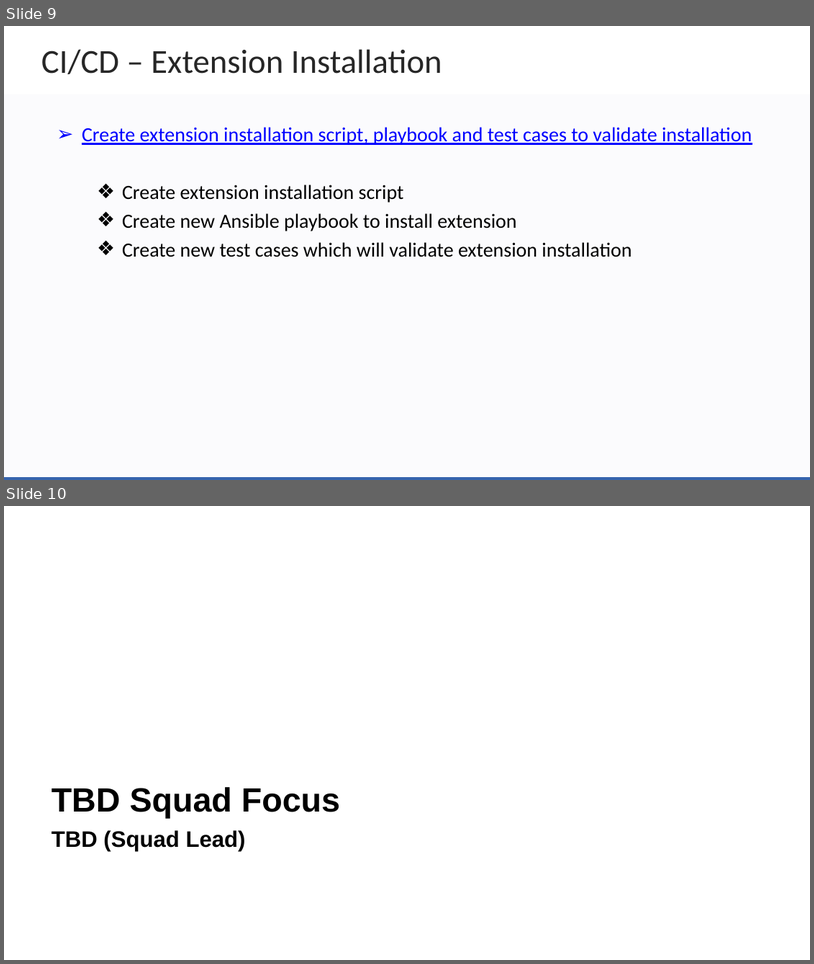
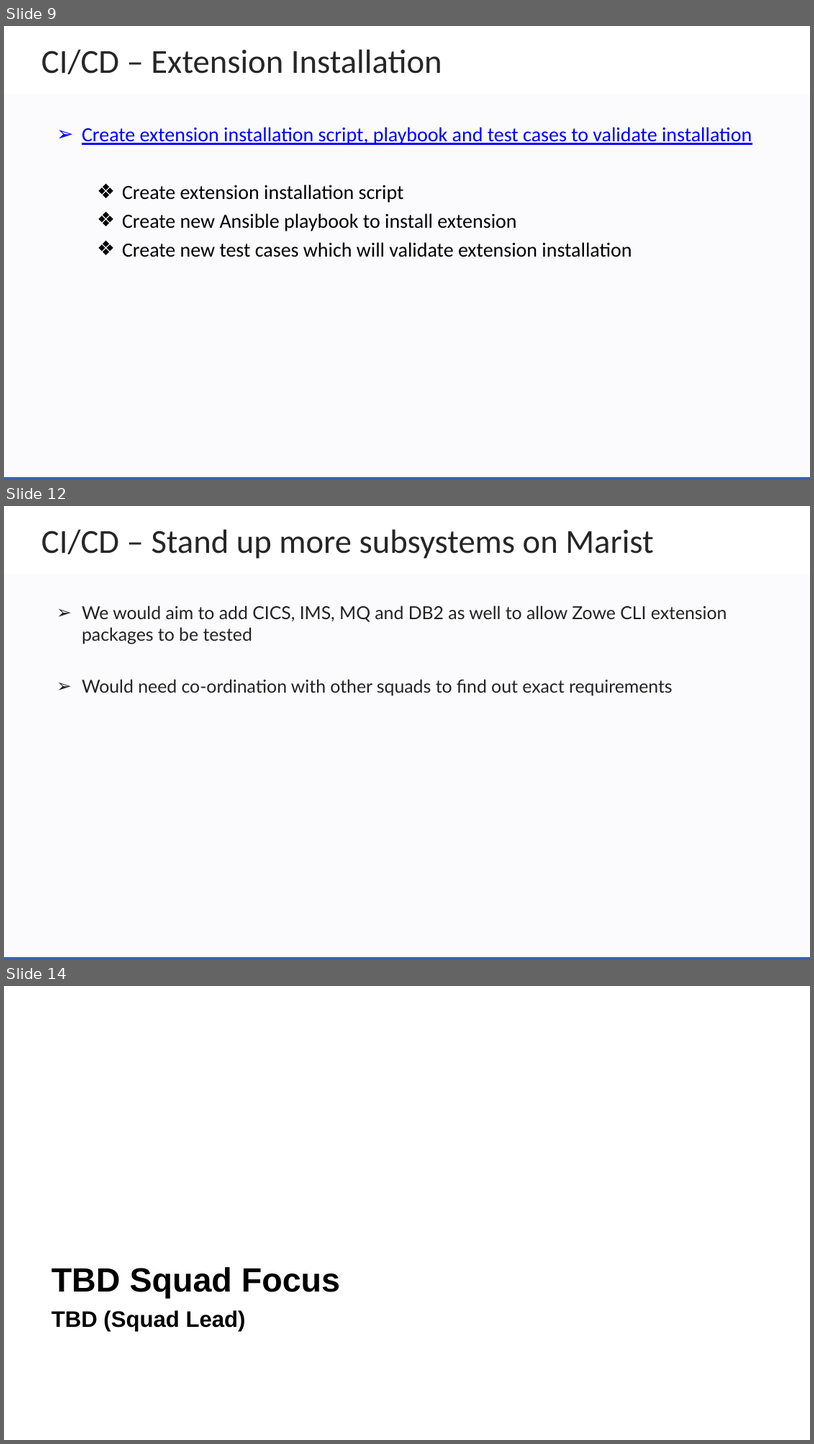
Before and after one commit to zowe/community, a slide deck: Project Management/PI Planning/20PI4 Planning/Zowe Community Squad Focus for 20PI4.pptx. Shown one above the other, each under a label of ours: slides 9 and 10 before the commit, slides 9, 12 and 14 after it; the slides between them are not shown. The pictures are 814x964 and 814x1444 pixels, drawn with LibreOffice and Linux fonts; fonts in the diff are those of the drawing; background and template pictures are left out. Boxes give left, top, right and bottom in pixels: in the first picture for what was removed or moved away, otherwise in the second. Text is boxed around its words. In the diff, an @@ line names an element or a change of style, - is before the commit and + after.

```diff
--- a/Project Management/PI Planning/20PI4 Planning/Zowe Community Squad Focus for 20PI4.pptx
+++ b/Project Management/PI Planning/20PI4 Planning/Zowe Community Squad Focus for 20PI4.pptx
@@ slide 12 added at (4,506,810,960), background #FFFFFF; not listed: 2 template elements that a slide beside it also shows @@
@@ text added at (41,529,653,559), 30 pt, text #262626 @@
+CI/CD – Stand up more subsystems on Marist
@@ text added at (82,605,728,696), 16 pt, text #222222 @@
+➢ We would aim to add CICS, IMS, MQ and DB2 as well to allow Zowe CLI extension packages to be tested
+➢ Would need co-ordination with other squads to find out exact requirements
@@ what was slide 10 is now slide 14 @@
```
Also in this commit, not shown: 3 other slides added.
